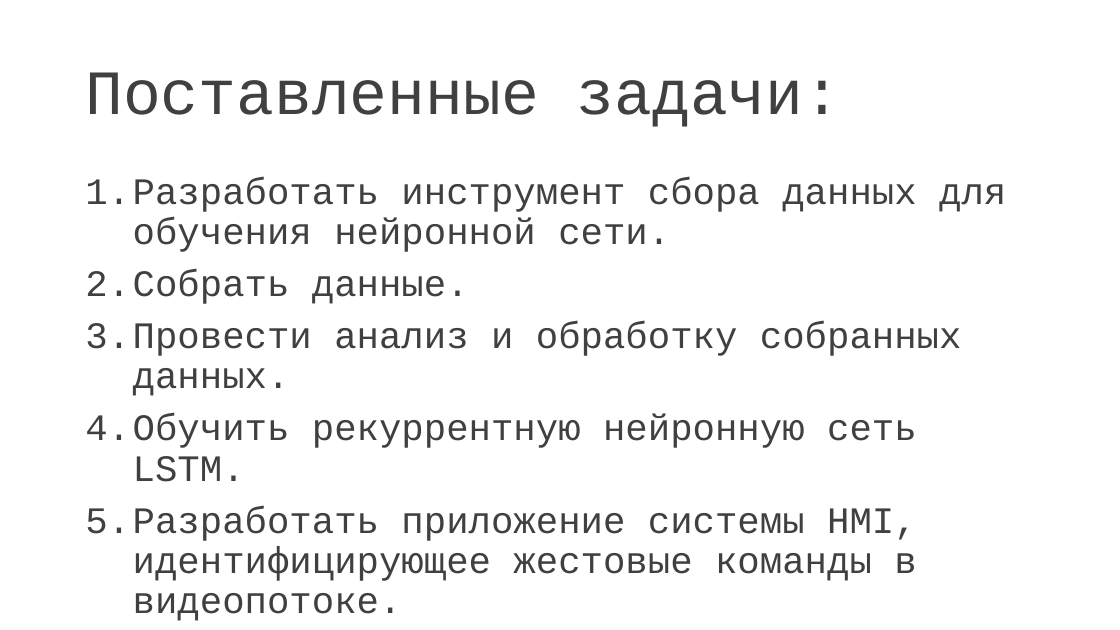
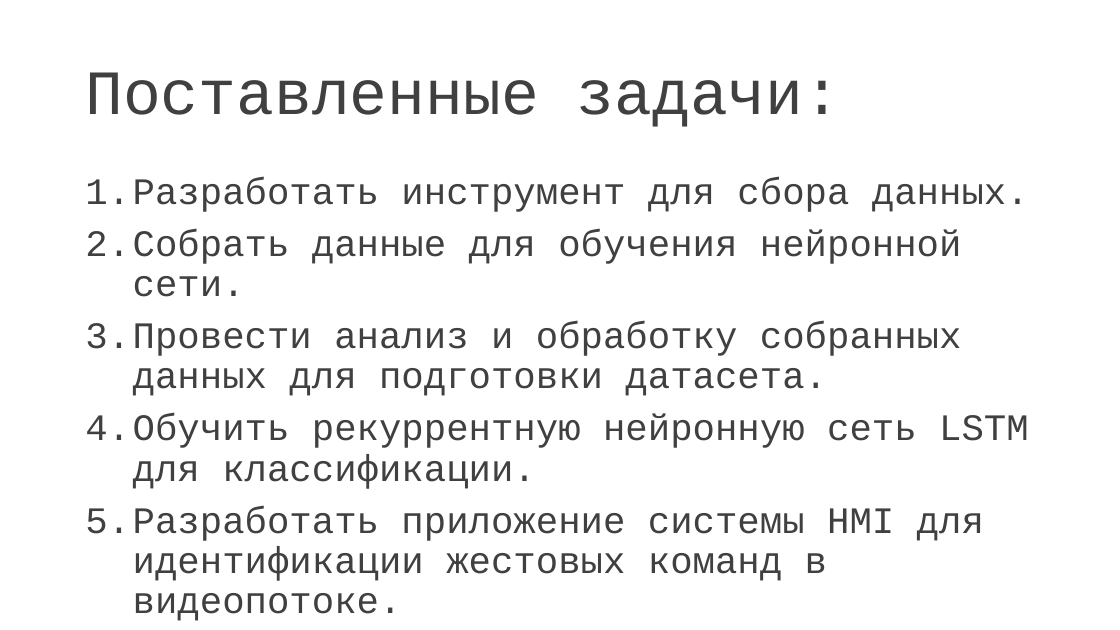
Before and after one commit to maksperskiy/Diploma, a slide deck: slide 3 of презентация.pptx. Drawn at 1120x630 pixels with LibreOffice and Linux fonts; fonts in the diff are those of the drawing. Boxes give left, top, right and bottom in pixels: in the first picture for what was removed or moved away, otherwise in the second. Text is boxed around its words. In the diff, an @@ line names an element or a change of style, - is before the commit and + after.

```diff
--- a/презентация.pptx
+++ b/презентация.pptx
@@ text at box(85, 177, 1029, 621): text changed @@
-1. Разработать инструмент сбора данных для обучения нейронной сети.
-2. Собрать данные.
-3. Провести анализ и обработку собранных данных.
-4. Обучить рекуррентную нейронную сеть LSTM.
-5. Разработать приложение системы HMI, идентифицирующее жестовые команды в видеопотоке.
+1. Разработать инструмент для сбора данных.
+2. Собрать данные для обучения нейронной сети.
+3. Провести анализ и обработку собранных данных для подготовки датасета.
+4. Обучить рекуррентную нейронную сеть LSTM для классификации.
+5. Разработать приложение системы HMI для идентификации жестовых команд в видеопотоке.
```
Also in this commit, not shown: 2 other files.
